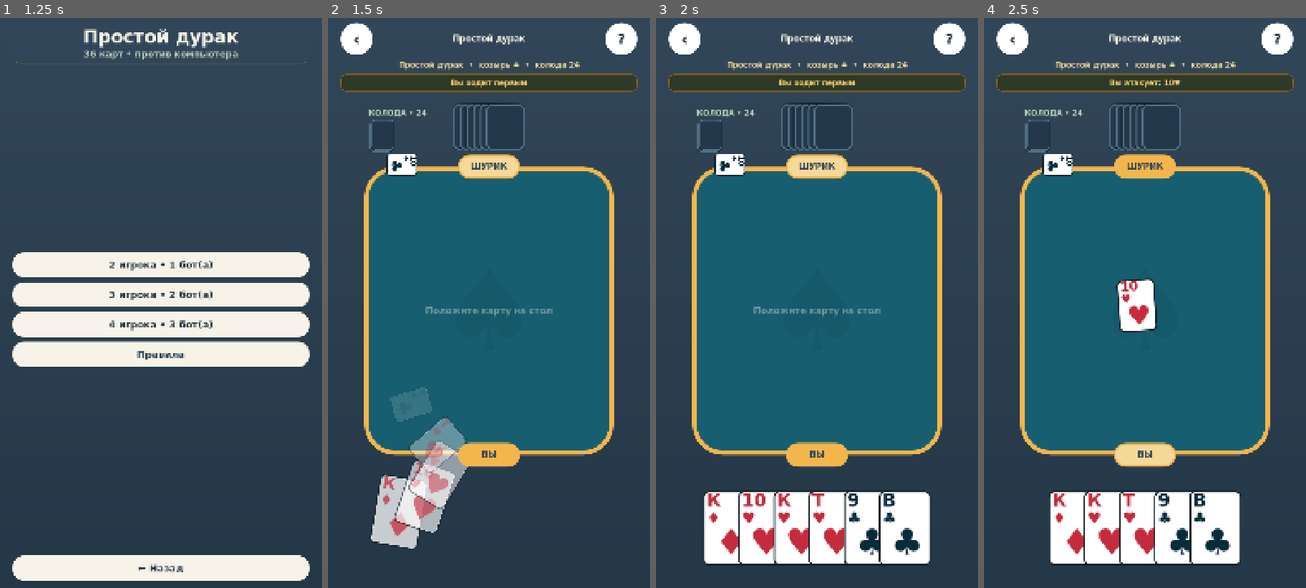
Above: before the commit, frames 1-4 (left to right).
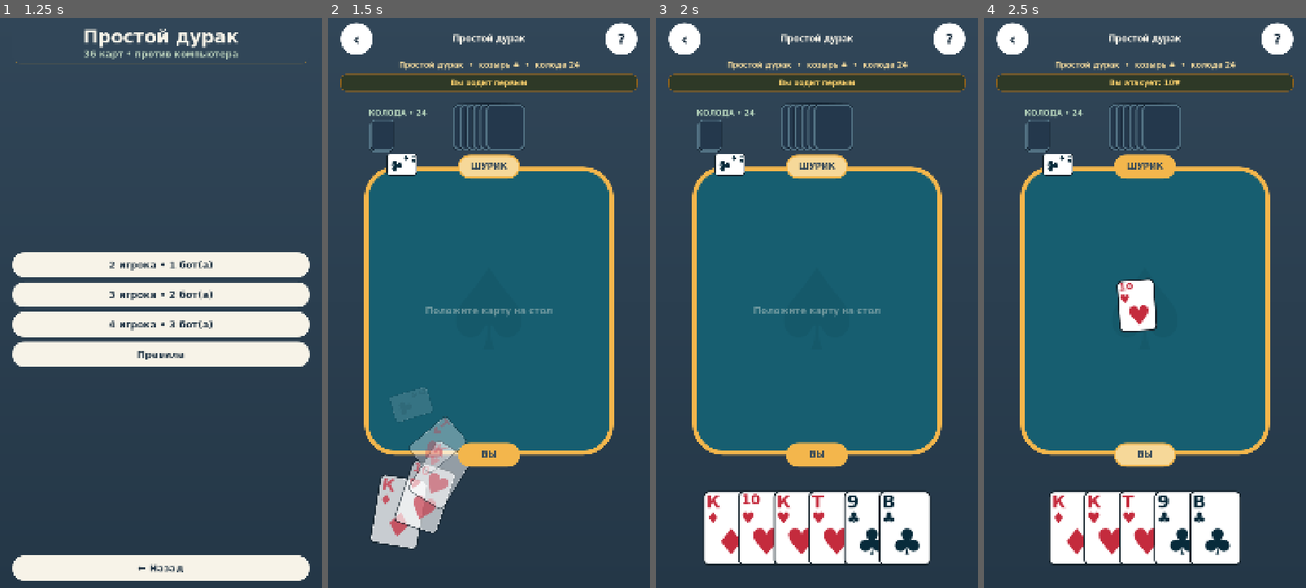
Above: after the commit, the same moments.

Repository: dmitriymaksimowitch-ctrl/mobile-card-game
Game: Godot game, scene res://main.tscn
Two runs of this game, one before a commit and one after it. Both use one fixed random seed, a clock stepped at 60 frames per second and the inputs below.
Inputs:
- Up to frame 1 (1.25 s): click "Простой дурак" at 0.5 s
- Up to frame 2 (1.5 s): click "2 игрока • 1 бот(а)" at 1.25 s
- Up to frame 3 (2 s): no input
- Up to frame 4 (2.5 s): click "10" at 2 s

Frame 1 is identical in both runs. In frame 2, 0.2% of the frame differs, in the area x 16-39%, y 24-86%; in frame 3, 0.6%, in the area x 16-75%, y 24-89%; in frame 4, 0.6%.

Commit message:
Fix deck stack, unclipped hands and slower card movement: card_visuals.gd

Diff:
--- a/card_visuals.gd
+++ b/card_visuals.gd
@@ -20,17 +20,29 @@
 
 static func decorate_button(button: Button, card: String, card_size: Vector2, _playable := true) -> void:
 	button.text = ""; button.size = card_size; button.custom_minimum_size = card_size
-	button.pivot_offset = card_size / 2.0; button.focus_mode = Control.FOCUS_NONE
+	button.pivot_offset = card_size / 2.0; button.focus_mode = Control.FOCUS_NONE; button.clip_contents = false
 	for state in ["normal", "disabled", "hover", "pressed"]: button.add_theme_stylebox_override(state, face_style())
 	add_card_marks(button, card, card_size)
+
+# Fit the complete player hand into the available width without cards hiding one another.
+static func fitted_hand_card_size(card_count: int, preferred: Vector2, available_width := 996.0) -> Vector2:
+	var count := maxi(1, card_count)
+	var gap := minf(6.0, available_width / float(count * 5))
+	var width := minf(preferred.x, (available_width - gap * float(count - 1)) / float(count))
+	return Vector2(width, preferred.y * width / preferred.x)
+
+static func hand_step(card_count: int, card_size: Vector2, available_width := 996.0) -> float:
+	if card_count <= 1: return 0.0
+	var gap := minf(6.0, available_width / float(card_count * 5))
+	return minf(card_size.x + gap, (available_width - card_size.x) / float(card_count - 1))
 
 static func add_card_marks(parent: Control, card: String, card_size: Vector2) -> void:
 	var ink := ink_for(card)
 	var corner := Label.new(); corner.text = rank_of(card)
-	corner.position = Vector2(12, -3); corner.size = Vector2(card_size.x * 0.48, card_size.y * 0.28)
-	corner.add_theme_font_size_override("font_size", int(card_size.x * 0.34)); corner.add_theme_color_override("font_color", ink)
+	corner.position = Vector2(maxf(3.0, card_size.x * 0.06), 2); corner.size = Vector2(card_size.x * 0.75, card_size.y * 0.28)
+	corner.add_theme_font_size_override("font_size", int(card_size.x * (0.27 if rank_of(card) == "10" else 0.34))); corner.add_theme_color_override("font_color", ink)
 	corner.mouse_filter = Control.MOUSE_FILTER_IGNORE; parent.add_child(corner)
-	var suit := Label.new(); suit.text = suit_of(card); suit.position = Vector2(12, card_size.y * 0.23)
+	var suit := Label.new(); suit.text = suit_of(card); suit.position = Vector2(maxf(3.0, card_size.x * 0.06), card_size.y * 0.23)
 	suit.add_theme_font_size_override("font_size", int(card_size.x * 0.31)); suit.add_theme_color_override("font_color", ink)
 	suit.mouse_filter = Control.MOUSE_FILTER_IGNORE; parent.add_child(suit)
 	var center := Label.new(); center.text = suit_of(card); center.position = Vector2(card_size.x * 0.12, card_size.y * 0.40)
@@ -40,7 +52,7 @@
 	center.mouse_filter = Control.MOUSE_FILTER_IGNORE; parent.add_child(center)
 
 static func decorate_label(label: Label, card: String, card_size: Vector2) -> void:
-	label.text = ""; label.size = card_size; label.custom_minimum_size = card_size
+	label.text = ""; label.size = card_size; label.custom_minimum_size = card_size; label.clip_contents = false
 	label.add_theme_stylebox_override("normal", face_style()); add_card_marks(label, card, card_size)
 
 static func back_style(_accent := Color("274454")) -> StyleBoxFlat:
